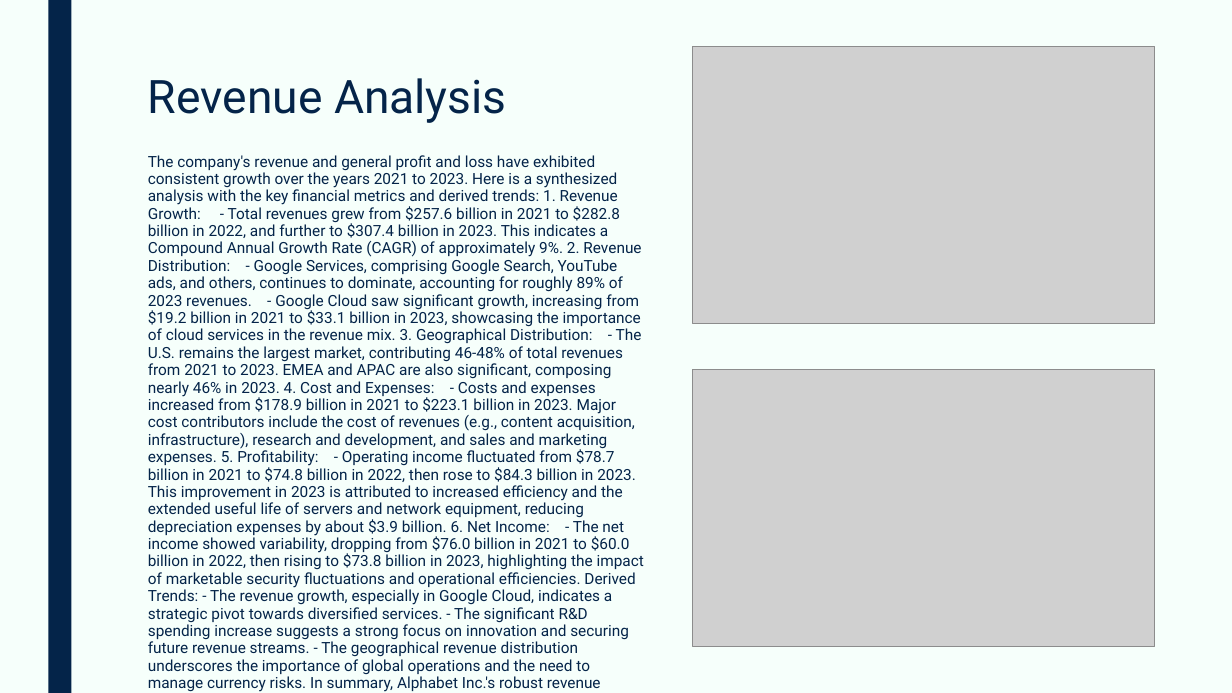
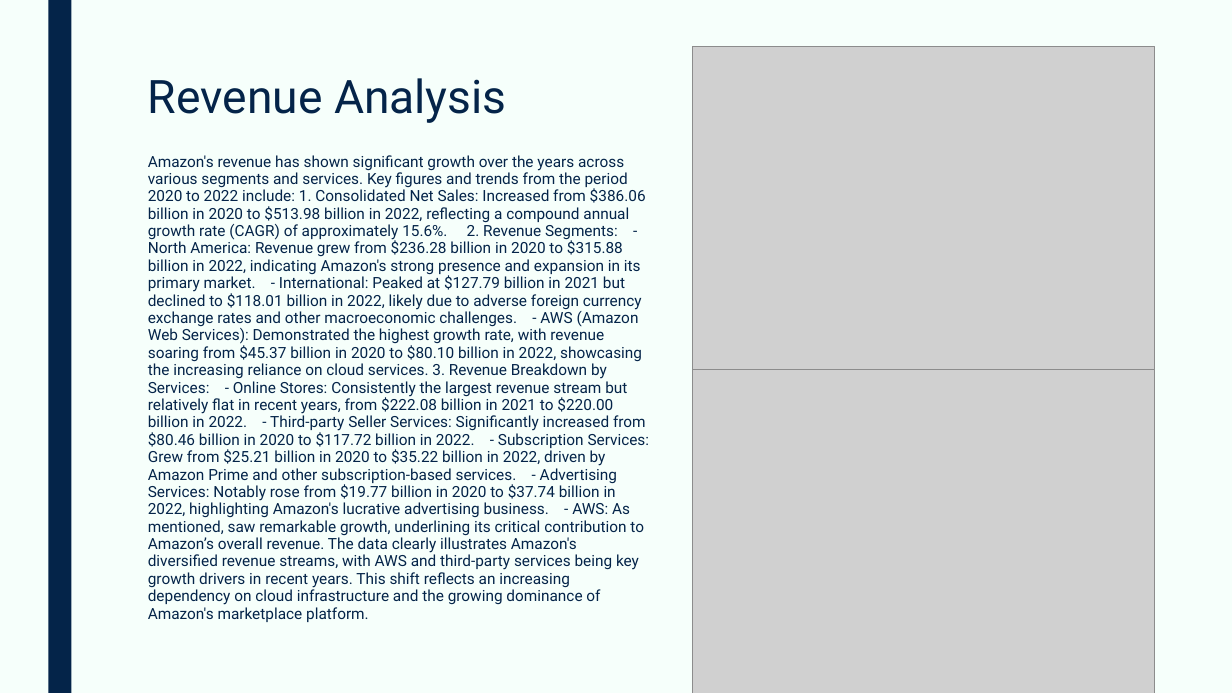
Before and after one commit to devangovind/AMUCLDISS, a slide deck: slide 2 of fastapi-backend/pres/output.pptx. Drawn at 1232x693 pixels with LibreOffice and Linux fonts; fonts in the diff are those of the drawing; grey boxes stand for pictures. Boxes give left, top, right and bottom in pixels: in the first picture for what was removed or moved away, otherwise in the second. Text is boxed around its words. In the diff, an @@ line names an element or a change of style, - is before the commit and + after.

```diff
--- a/fastapi-backend/pres/output.pptx
+++ b/fastapi-backend/pres/output.pptx
@@ picture: place and size @@
-picture at box(693, 46, 1155, 323)
+picture at box(693, 46, 1155, 393)
@@ text at box(148, 155, 650, 605): text changed @@
-The company's revenue and general profit and loss have exhibited consistent growth over the years 2021 to 2023. Here is a synthesized analysis with the key financial metrics and derived trends: 1. Revenue Growth: - Total revenues grew from $257.6 billion in 2021 to $282.8 billion in 2022, and further to $307.4 billion in 2023. This indicates a Compound Annual Growth Rate (CAGR) of approximately 9%. 2. Revenue Distribution: - Google Services, comprising Google Search, YouTube ads, and others, continues to dominate, accounting for roughly 89% of 2023 revenues. - Google Cloud saw significant growth, increasing from $19.2 billion in 2021 to $33.1 billion in 2023, showcasing the importance of cloud services in the revenue mix. 3. Geographical Distribution: - The U.S. remains the largest market, contributing 46-48% of total revenues from 2021 to 2023. EMEA and APAC are also significant, composing nearly 46% in 2023. 4. Cost and Expenses: - Costs and expenses increased from $178.9 billion in 2021 to $223.1 billion in 2023. Major cost contributors include the cost of revenues (e.g., content acquisition, infrastructure), research and development, and sales and marketing expenses. 5. Profitability: - Operating income fluctuated from $78.7 billion in 2021 to $74.8 billion in 2022, then rose to $84.3 billion in 2023. This improvement in 2023 is attributed to increased efficiency and the extended useful life of servers and network equipment, reducing depreciation expenses by about $3.9 billion. 6. Net Income: - The net income showed variability, dropping from $76.0 billion in 2021 to $60.0 billion in 2022, then rising to $73.8 billion in 2023, highlighting the impact of marketable security fluctuations and operational efficiencies. Derived Trends: - The revenue growth, especially in Google Cloud, indicates a strategic pivot towards diversified services. - The significant R&D spending increase suggests a strong focus on innovation and securing future revenue streams. - The geographical revenue distribution underscores the importance of global operations and the need to manage currency risks. In summary, Alphabet Inc.'s robust revenue growth, strategic investments in cloud services, and operational efficiencies ensure sustained profitability, despite fluctuations in other income and expenses.
+Amazon's revenue has shown significant growth over the years across various segments and services. Key figures and trends from the period 2020 to 2022 include: 1. Consolidated Net Sales: Increased from $386.06 billion in 2020 to $513.98 billion in 2022, reflecting a compound annual growth rate (CAGR) of approximately 15.6%. 2. Revenue Segments: - North America: Revenue grew from $236.28 billion in 2020 to $315.88 billion in 2022, indicating Amazon's strong presence and expansion in its primary market. - International: Peaked at $127.79 billion in 2021 but declined to $118.01 billion in 2022, likely due to adverse foreign currency exchange rates and other macroeconomic challenges. - AWS (Amazon Web Services): Demonstrated the highest growth rate, with revenue soaring from $45.37 billion in 2020 to $80.10 billion in 2022, showcasing the increasing reliance on cloud services. 3. Revenue Breakdown by Services: - Online Stores: Consistently the largest revenue stream but relatively flat in recent years, from $222.08 billion in 2021 to $220.00 billion in 2022. - Third-party Seller Services: Significantly increased from $80.46 billion in 2020 to $117.72 billion in 2022. - Subscription Services: Grew from $25.21 billion in 2020 to $35.22 billion in 2022, driven by Amazon Prime and other subscription-based services. - Advertising Services: Notably rose from $19.77 billion in 2020 to $37.74 billion in 2022, highlighting Amazon's lucrative advertising business. - AWS: As mentioned, saw remarkable growth, underlining its critical contribution to Amazon’s overall revenue. The data clearly illustrates Amazon's diversified revenue streams, with AWS and third-party services being key growth drivers in recent years. This shift reflects an increasing dependency on cloud infrastructure and the growing dominance of Amazon's marketplace platform.
@@ picture: place and size @@
-picture at box(693, 370, 1155, 647)
+picture at box(693, 370, 1155, 693)
```
Also in this commit, not shown: 4 other slides changed, 1 other file.
